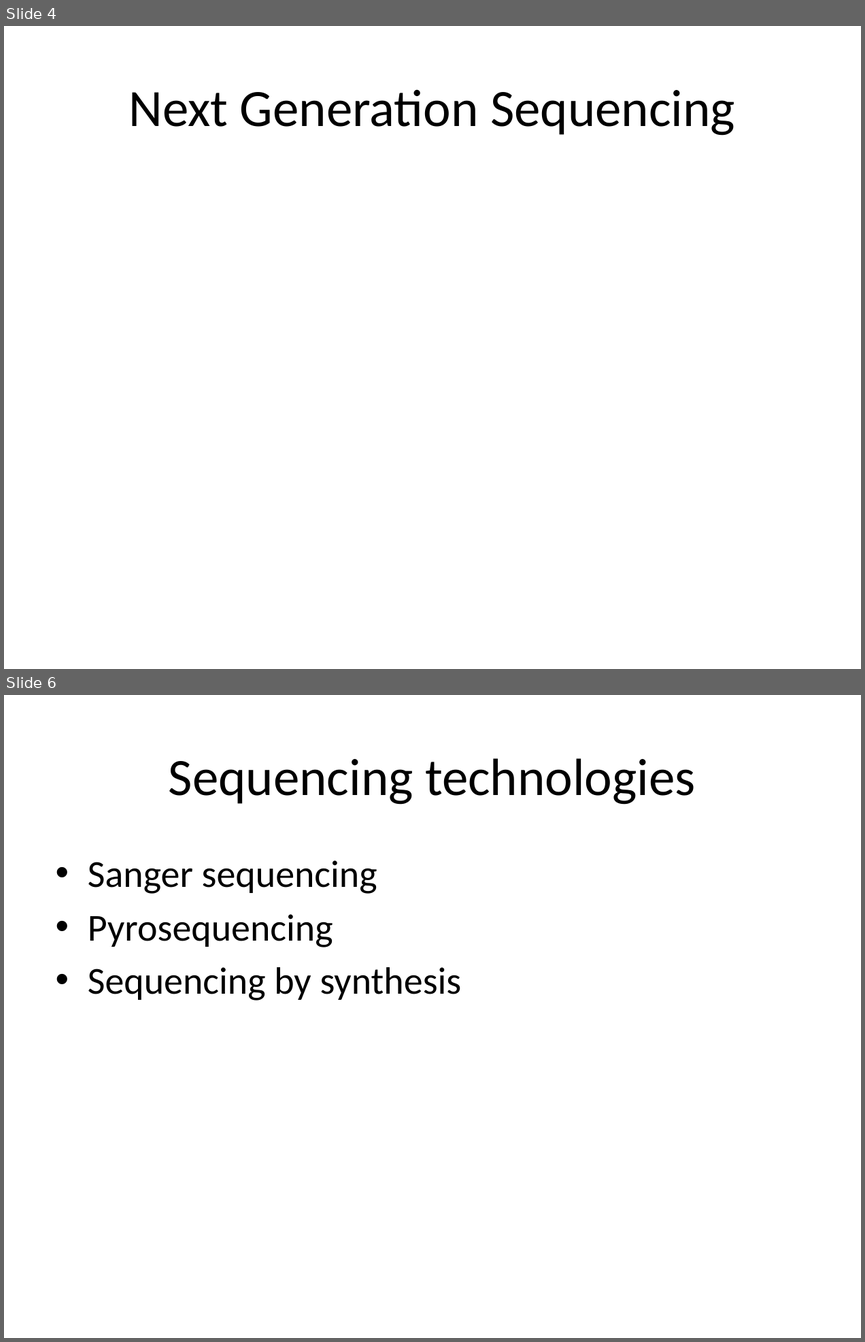
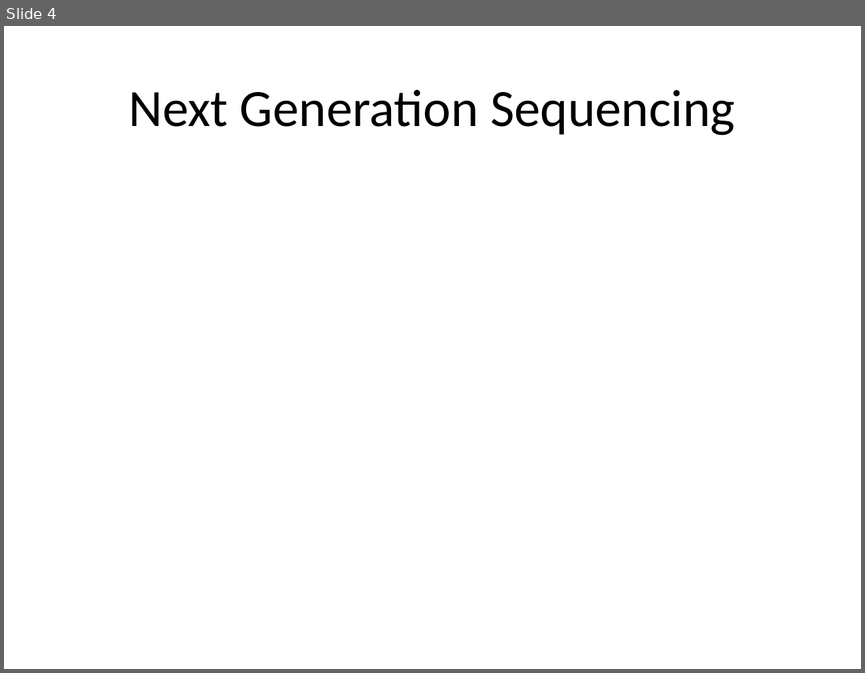
Before and after one commit to rvosa/ngs-workflows, a slide deck: doc/slides/day1/session1/NGSplatforms.pptx. Shown one above the other, each under a label of ours: slides 4 and 6 before the commit, slide 4 after it; the slides between them are not shown. The pictures are 865x1342 and 865x673 pixels, drawn with LibreOffice and Linux fonts; fonts in the diff are those of the drawing. Boxes give left, top, right and bottom in pixels: in the first picture for what was removed or moved away, otherwise in the second. Text is boxed around its words. In the diff, an @@ line names an element or a change of style, - is before the commit and + after.

```diff
--- a/doc/slides/day1/session1/NGSplatforms.pptx
+++ b/doc/slides/day1/session1/NGSplatforms.pptx
@@ slide 6 removed at box(4, 695, 861, 1338), background #FFFFFF @@
@@ title removed at box(169, 758, 696, 804) @@
-Sequencing technologies
@@ text removed at box(88, 860, 462, 1000) @@
-• Sanger sequencing
-• Pyrosequencing
-• Sequencing by synthesis
```
Also in this commit, not shown: 7 slides changed, 7 slides added, 1 other slide removed.
